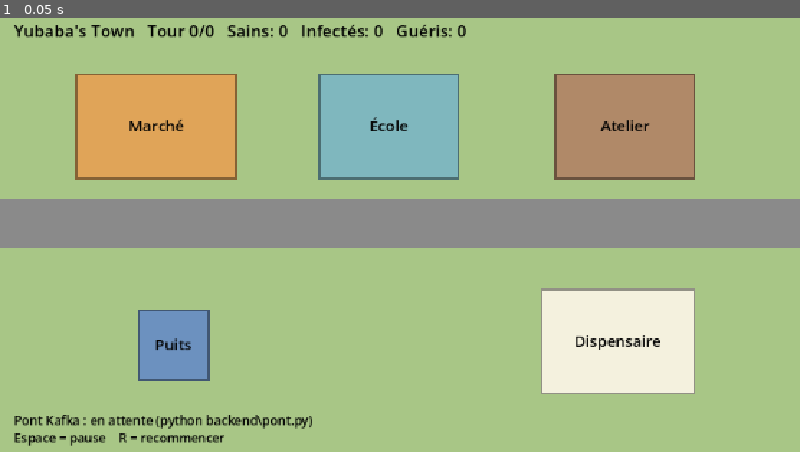
Above: before the commit, frame 1.
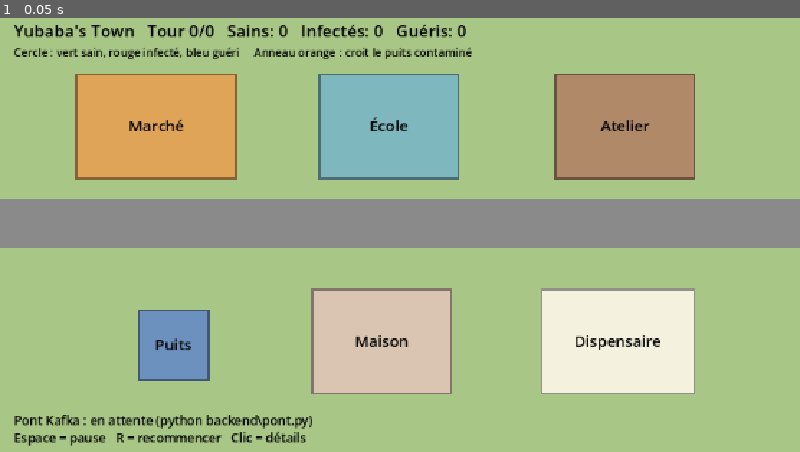
Above: after the commit, the same moment.

Repository: JuniorNG15/yubaba-s-town
Game: Godot game, scene res://main.tscn
Same seed, same stepped clock (60 frames per second), same inputs: the game is played once before the commit and once after it.
Inputs:
- Up to frame 1 (0.05 s): no input

The runs differ from the first frame. In frame 1, 5.3% of the frame differs, in the area x 1-59%, y 6-98%.

Commit message:
Phase 5b : agents publiés dans Kafka, Maison, anneau de rumeur, panneau de détails

Diff:
--- a/main.gd
+++ b/main.gd
@@ -4,12 +4,21 @@
 const PORT := 8765
 const SECONDES_PAR_TOUR := 1.5
 const COULEURS := {"S": Color("4caf50"), "I": Color("d62828"), "R": Color("3a86ff")}
+const ETATS := {"S": "sain", "I": "infecté", "R": "guéri"}
 
 class Habitant:
 	var nom: String
+	var role: String = ""
+	var quartier: String = ""
+	var lieu: String = "Maison"
 	var pos: Vector2
 	var cible: Vector2
 	var etat: String = "S"
+	var confiance: float = 0.5
+	var croyance_puits: float = 0.0
+	var croyance_contact: float = 0.0
+	var regle: String = "(aucune décision encore)"
+	var detail: String = ""
 	var vitesse: float = 600.0
 
 var batiments := {
@@ -18,6 +27,7 @@
 	"Atelier": {"zone": Rect2(800, 90, 200, 150), "entree": Vector2(900, 258), "couleur": Color("b08968")},
 	"Dispensaire": {"zone": Rect2(780, 400, 220, 150), "entree": Vector2(890, 358), "couleur": Color("f4f1de")},
 	"Puits": {"zone": Rect2(200, 430, 100, 100), "entree": Vector2(250, 358), "couleur": Color("6c91bf")},
+	"Maison": {"zone": Rect2(450, 400, 200, 150), "entree": Vector2(550, 358), "couleur": Color("d9c5b2")},
 }
 
 var habitants := {}
@@ -26,6 +36,7 @@
 var tour := 0
 var minuteur := 0.0
 var en_pause := false
+var selection := ""
 var police := ThemeDB.fallback_font
 
 var tcp := StreamPeerTCP.new()
@@ -106,11 +117,18 @@
 				var h := Habitant.new()
 				h.nom = nom
 				h.etat = e["etat"]
-				h.pos = point_dans(e["lieu"])
+				h.role = e.get("role", "")
+				h.quartier = e.get("quartier", "")
+				h.confiance = float(e.get("confiance", 0.5))
+				h.croyance_puits = float(e.get("croyance_puits", 0.0))
+				h.croyance_contact = float(e.get("croyance_contact", 0.0))
+				h.lieu = e["lieu"]
+				h.pos = point_dans(h.lieu)
 				h.cible = h.pos
 				habitants[nom] = h
 			"deplacement":
 				if habitants.has(nom):
+					habitants[nom].lieu = e["vers"]
 					habitants[nom].cible = point_dans(e["vers"])
 			"contamination":
 				if habitants.has(nom):
@@ -118,6 +136,16 @@
 			"guerison":
 				if habitants.has(nom):
 					habitants[nom].etat = "R"
+			"decision":
+				if habitants.has(nom):
+					habitants[nom].regle = e["regle"]
+					habitants[nom].detail = e["detail"]
+			"croyance":
+				if habitants.has(nom):
+					if e["cible"] == "puits":
+						habitants[nom].croyance_puits = float(e["valeur"])
+					else:
+						habitants[nom].croyance_contact = float(e["valeur"])
 
 
 func redemarrer() -> void:
@@ -131,6 +159,12 @@
 		en_pause = not en_pause
 	elif event is InputEventKey and event.pressed and event.keycode == KEY_R:
 		redemarrer()
+	elif event is InputEventMouseButton and event.pressed and event.button_index == MOUSE_BUTTON_LEFT:
+		selection = ""
+		var p := get_local_mouse_position()
+		for h in habitants.values():
+			if h.pos.distance_to(p) < 22.0:
+				selection = h.nom
 
 
 func _process(delta: float) -> void:
@@ -162,12 +196,24 @@
 	var c := {"S": 0, "I": 0, "R": 0}
 	for h in habitants.values():
 		c[h.etat] += 1
+		if h.croyance_puits > 0.5:
+			draw_arc(h.pos, 17.0, 0.0, TAU, 24, Color("ff9500"), 3.0)  # rumeur du puits
 		draw_circle(h.pos, 11.0, COULEURS[h.etat])
 		draw_arc(h.pos, 11.0, 0.0, TAU, 24, Color.BLACK, 2.0)
-		draw_string(police, h.pos + Vector2(-30, -17), h.nom, HORIZONTAL_ALIGNMENT_CENTER, 60, 14, Color.BLACK)
+		draw_string(police, h.pos + Vector2(-30, -22), h.nom, HORIZONTAL_ALIGNMENT_CENTER, 60, 14, Color.BLACK)
 
 	var etat_txt := "Yubaba's Town   Tour %d/%d   Sains: %d   Infectés: %d   Guéris: %d" % [tour, tour_max, c["S"], c["I"], c["R"]]
 	draw_string(police, Vector2(20, 36), etat_txt, HORIZONTAL_ALIGNMENT_LEFT, -1, 24, Color.BLACK)
+	draw_string(police, Vector2(20, 64), "Cercle : vert sain, rouge infecté, bleu guéri     Anneau orange : croit le puits contaminé", HORIZONTAL_ALIGNMENT_LEFT, -1, 16, Color.BLACK)
+
 	var lien := "Pont Kafka : connecté" if connecte else "Pont Kafka : en attente (python backend\\pont.py)"
 	draw_string(police, Vector2(20, 595), lien, HORIZONTAL_ALIGNMENT_LEFT, -1, 18, Color.BLACK)
-	draw_string(police, Vector2(20, 620), "Espace = pause    R = recommencer", HORIZONTAL_ALIGNMENT_LEFT, -1, 18, Color.BLACK)
+	draw_string(police, Vector2(20, 620), "Espace = pause   R = recommencer   Clic = détails", HORIZONTAL_ALIGNMENT_LEFT, -1, 18, Color.BLACK)
+
+	if selection != "" and habitants.has(selection):
+		var s = habitants[selection]
+		draw_arc(s.pos, 21.0, 0.0, TAU, 32, Color.BLACK, 3.0)
+		draw_rect(Rect2(470, 558, 670, 82), Color(1, 1, 1, 0.88))
+		draw_string(police, Vector2(480, 580), "%s — %s (quartier %s) — %s — lieu : %s" % [s.nom, s.role, s.quartier, ETATS[s.etat], s.lieu], HORIZONTAL_ALIGNMENT_LEFT, 650, 17, Color.BLACK)
+		draw_string(police, Vector2(480, 603), "confiance dispensaire %.2f    croyance contacts %.2f    croyance puits %.2f" % [s.confiance, s.croyance_contact, s.croyance_puits], HORIZONTAL_ALIGNMENT_LEFT, 650, 17, Color.BLACK)
+		draw_string(police, Vector2(480, 626), "Règle appliquée : %s — %s" % [s.regle, s.detail], HORIZONTAL_ALIGNMENT_LEFT, 650, 17, Color.BLACK)
Not shown, changed: backend/pont.py
Not shown, changed: backend/producteur.py
